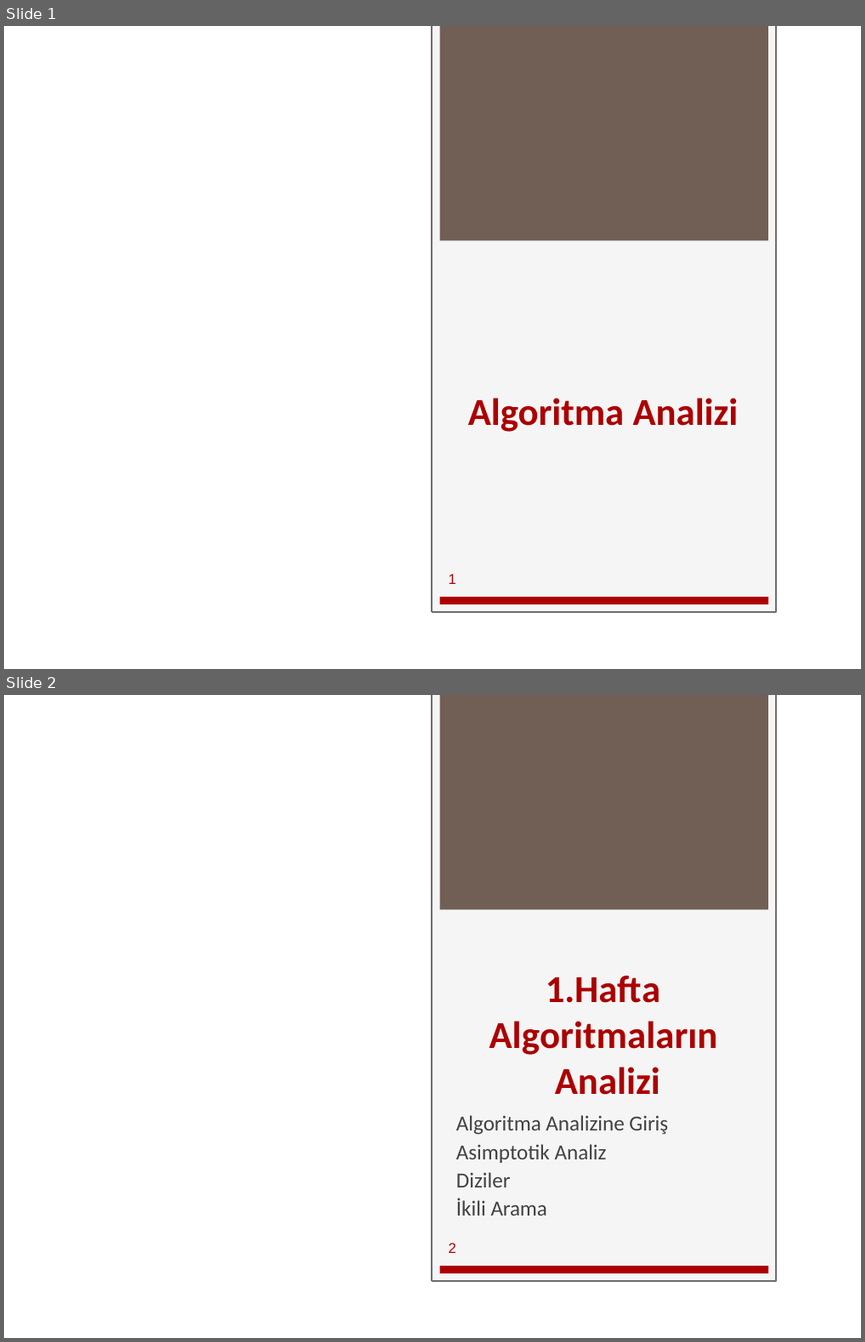
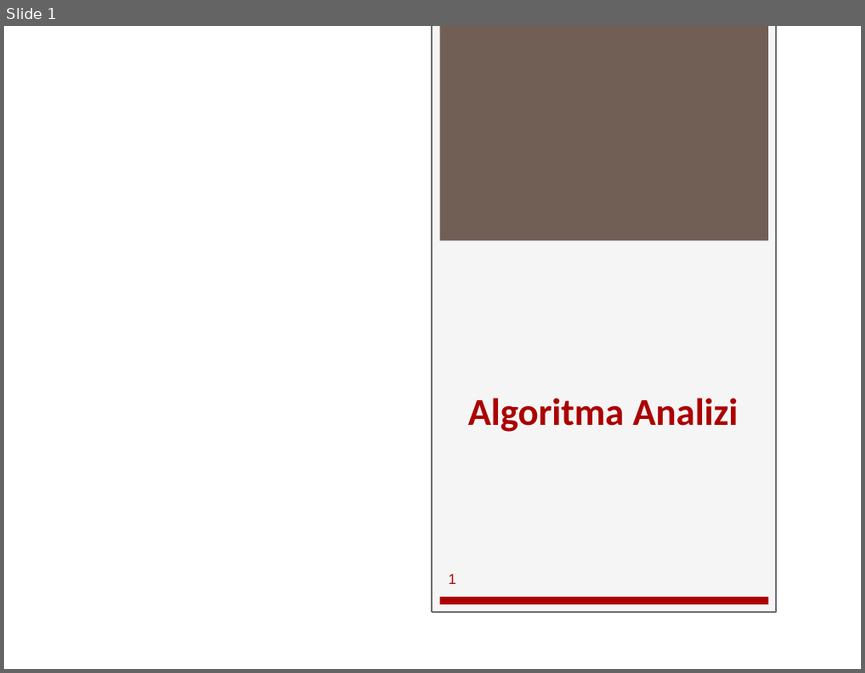
Before and after one commit to Mrtytt/SchoolNotes, a slide deck: 5_Donem_Ders_Notlari/AA/1_Hafta-Algoritma-Analizi-_Giriş (4).pptx. Shown one above the other, each under a label of ours: slides 1 and 2 before the commit, slide 1 after it. The pictures are 865x1342 and 865x673 pixels, drawn with LibreOffice and Linux fonts; fonts in the diff are those of the drawing; background and template pictures are left out. Boxes give left, top, right and bottom in pixels: in the first picture for what was removed or moved away, otherwise in the second. Text is boxed around its words. In the diff, an @@ line names an element or a change of style, - is before the commit and + after.

```diff
--- a/5_Donem_Ders_Notlari/AA/1_Hafta-Algoritma-Analizi-_Giriş (4).pptx
+++ b/5_Donem_Ders_Notlari/AA/1_Hafta-Algoritma-Analizi-_Giriş (4).pptx
@@ slide 2 removed at (4,695,861,1338), background picture (left out); not listed: 12 template elements that a slide beside it also shows @@
@@ text removed at (489,975,718,1095) @@
-1.Hafta
-Algoritmaların Analizi
@@ text removed at (456,1115,668,1215) @@
-Algoritma Analizine Giriş
-Asimptotik Analiz
-Diziler
-İkili Arama
@@ text removed at (449,1242,456,1253) @@
-2
```
Also in this commit, not shown: 1 slide changed, 46 other slides removed, 8 other files.
